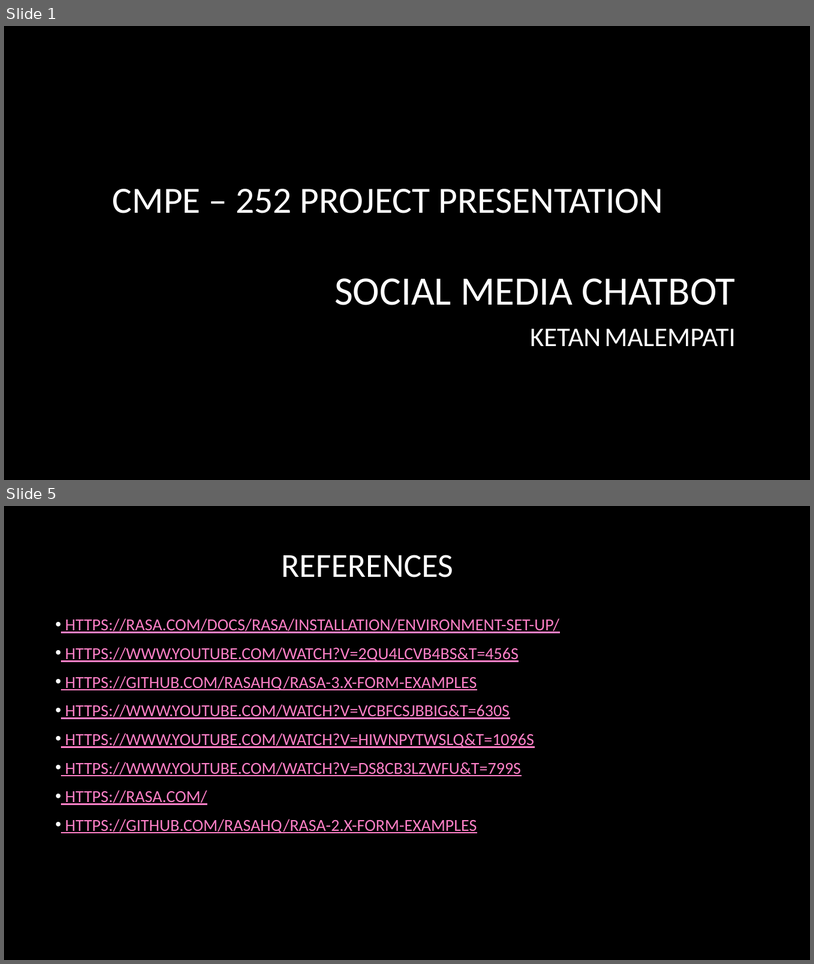
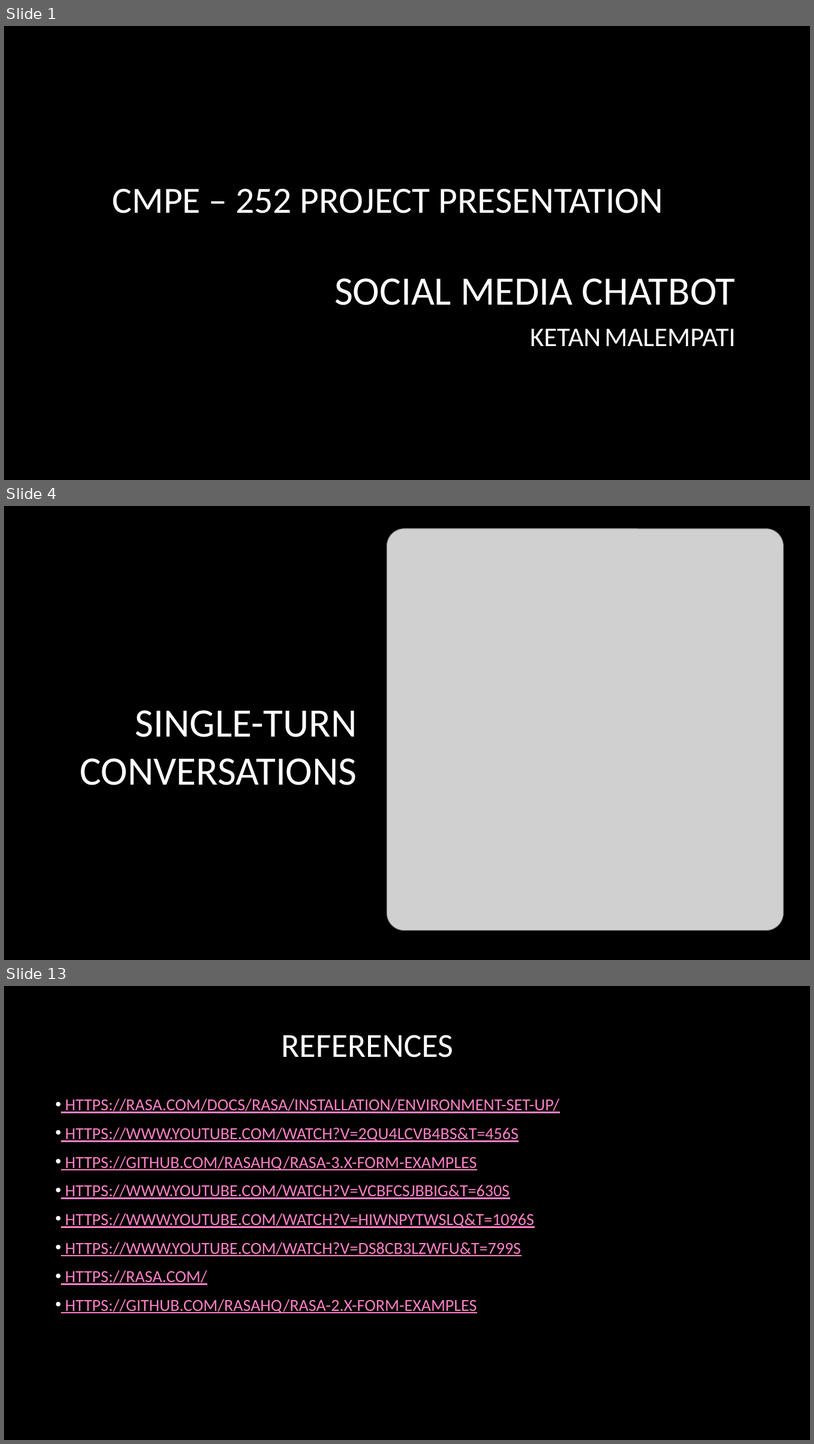
Before and after one commit to ketanmalempati/SocialMedia-ChatBot, a slide deck: CMPE-252 Social Media chatbot.pptx. Shown one above the other, each under a label of ours: slides 1 and 5 before the commit, slides 1, 4 and 13 after it; the slides between them are not shown. The pictures are 814x964 and 814x1444 pixels, drawn with LibreOffice and Linux fonts; fonts in the diff are those of the drawing; grey boxes stand for pictures; background and template pictures are left out. Boxes give left, top, right and bottom in pixels: in the first picture for what was removed or moved away, otherwise in the second. Text is boxed around its words. In the diff, an @@ line names an element or a change of style, - is before the commit and + after.

```diff
--- a/CMPE-252 Social Media chatbot.pptx
+++ b/CMPE-252 Social Media chatbot.pptx
@@ slide 4 added at (4,506,810,960), background picture (left out) @@
@@ picture added at (387,529,784,931) @@
@@ title added at (80,710,357,785), 48 pt, text #FFFFFF @@
+SINGLE-TURN CONVERSATIONS
@@ what was slide 5 is now slide 13 @@
```
Also in this commit, not shown: 2 slides changed, 8 other slides added, 1 slide removed.
